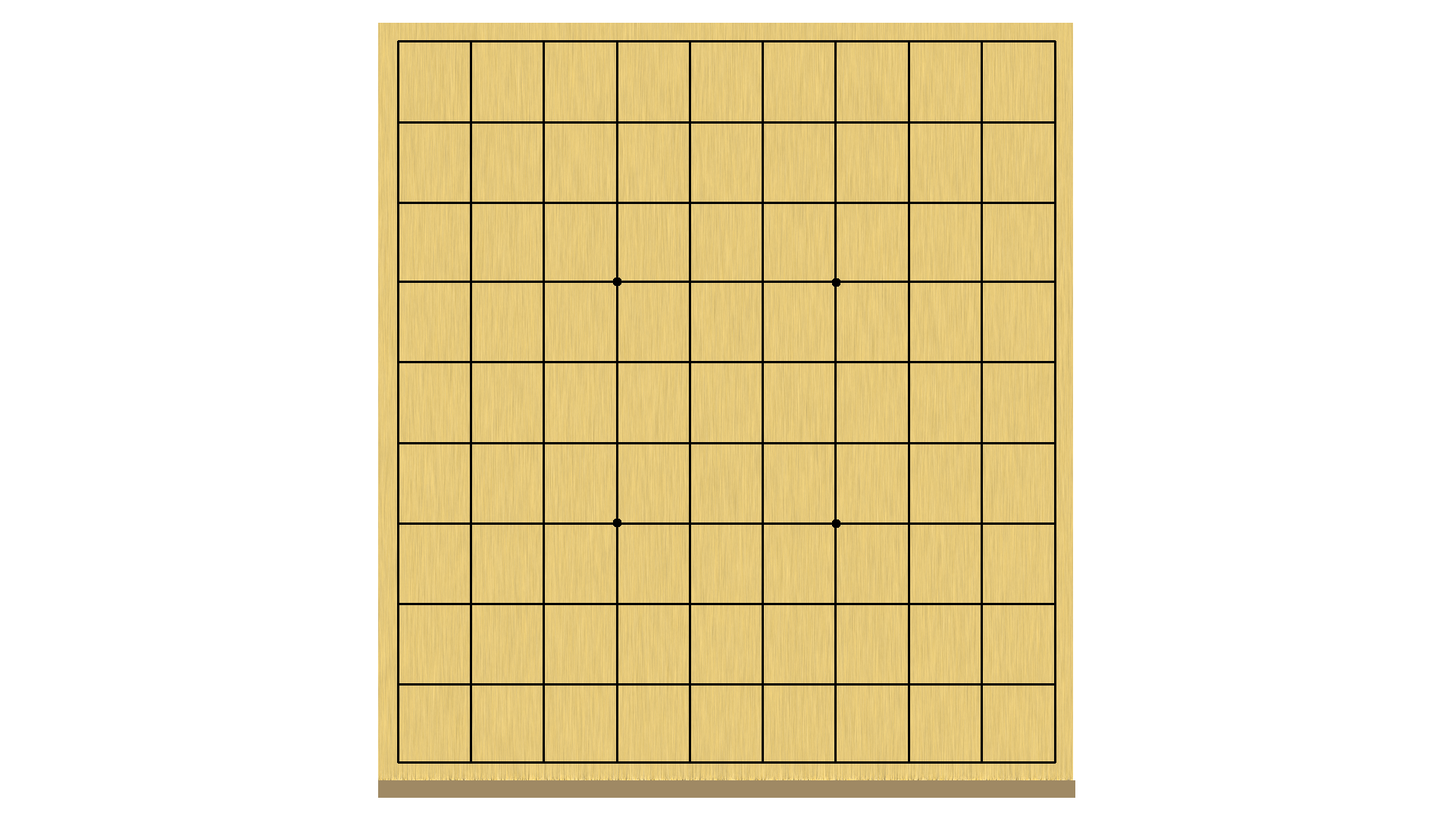
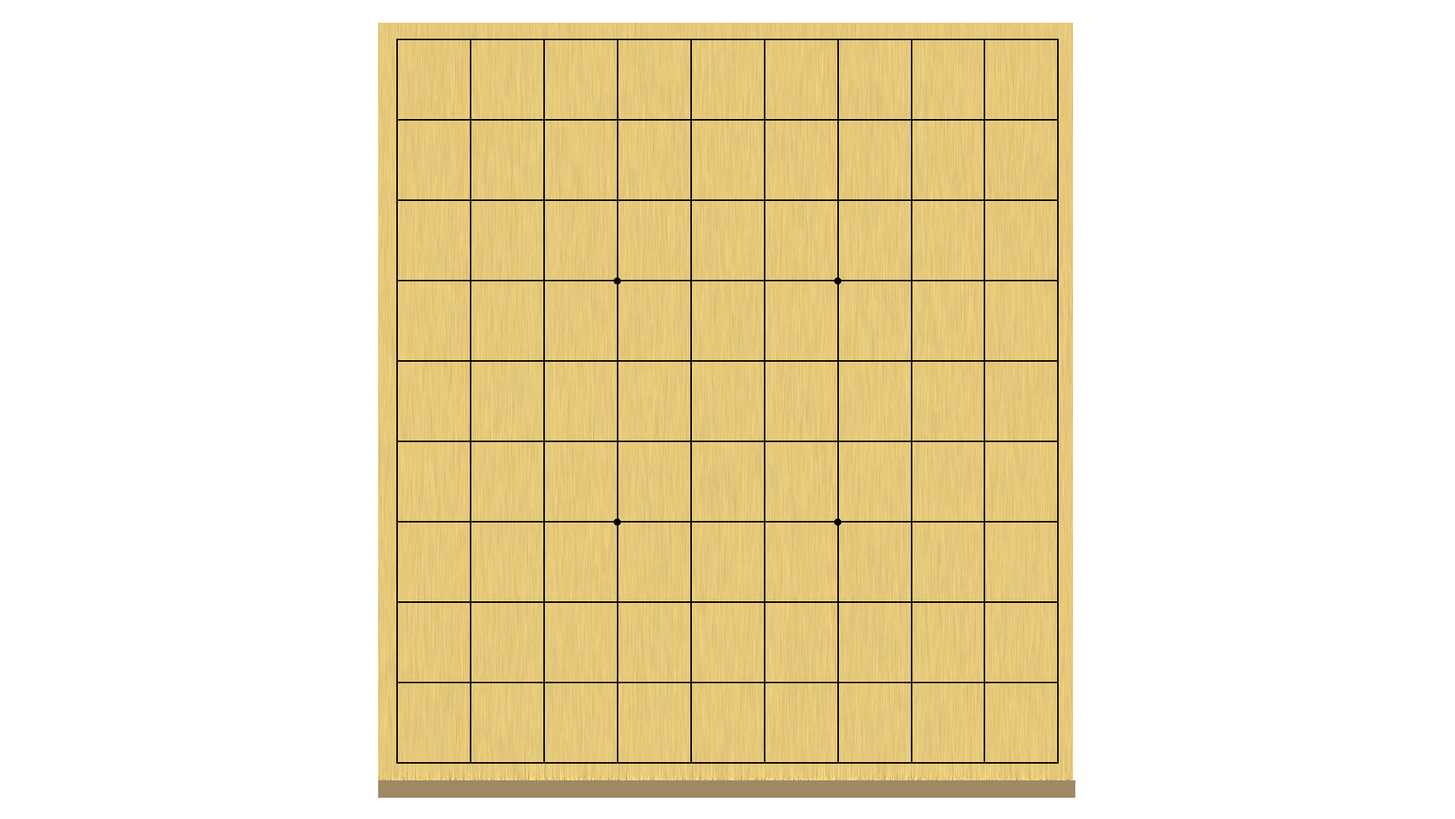
Layered file, before and after one edit (1455px x 819px). Changes by layer:
added layer "点" above "線" over [613, 277, 842, 526]
painted on "線" over [396, 38, 1059, 764]
